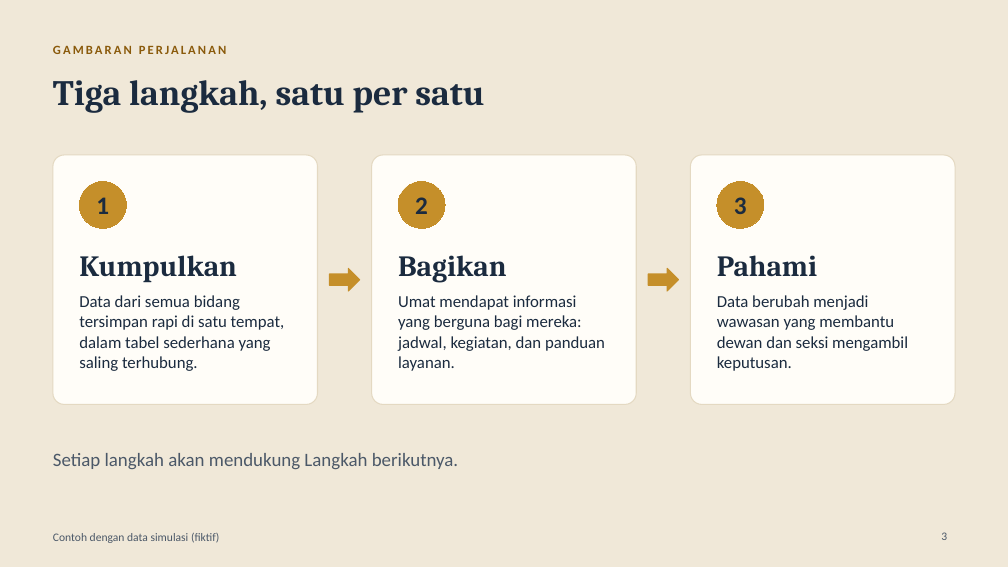
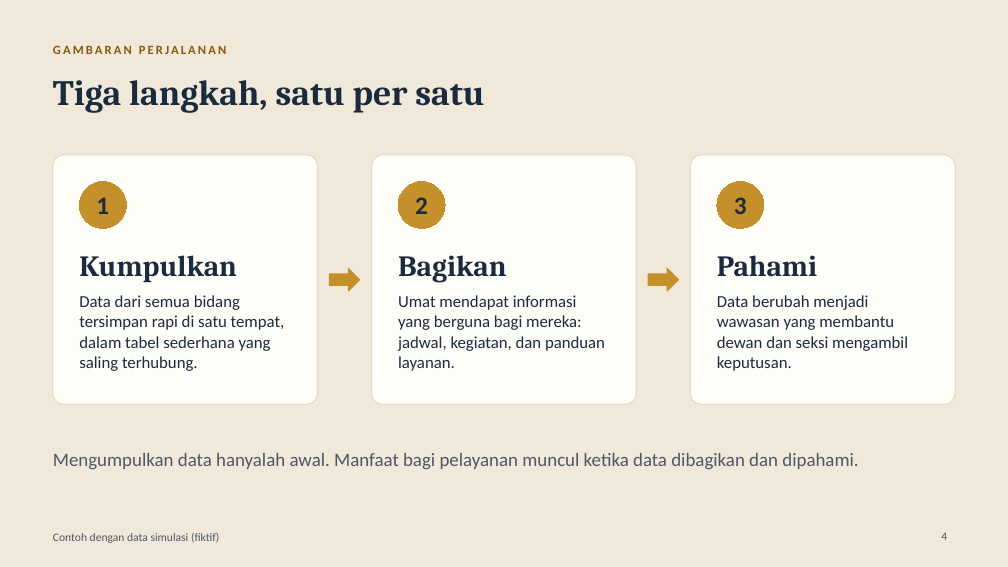
Before and after one commit to mizuruka92/church-activties, a slide deck: slide 4 of docs/presentation/pusat_informasi_paroki_dewan.pptx (slide 3 before the commit). Drawn at 1008x567 pixels with LibreOffice and Linux fonts; fonts in the diff are those of the drawing. Boxes give left, top, right and bottom in pixels: in the first picture for what was removed or moved away, otherwise in the second. Text is boxed around its words. In the diff, an @@ line names an element or a change of style, - is before the commit and + after.

```diff
--- a/docs/presentation/pusat_informasi_paroki_dewan.pptx
+++ b/docs/presentation/pusat_informasi_paroki_dewan.pptx
@@ text at box(53, 453, 858, 469): text changed @@
-Setiap langkah akan mendukung Langkah berikutnya.
+Mengumpulkan data hanyalah awal. Manfaat bagi pelayanan muncul ketika data dibagikan dan dipahami.
@@ page number at box(941, 532, 947, 540): text changed @@
-3
+4
```
Also in this commit, not shown: 5 other slides changed, 2 slides added, 2 other files.
